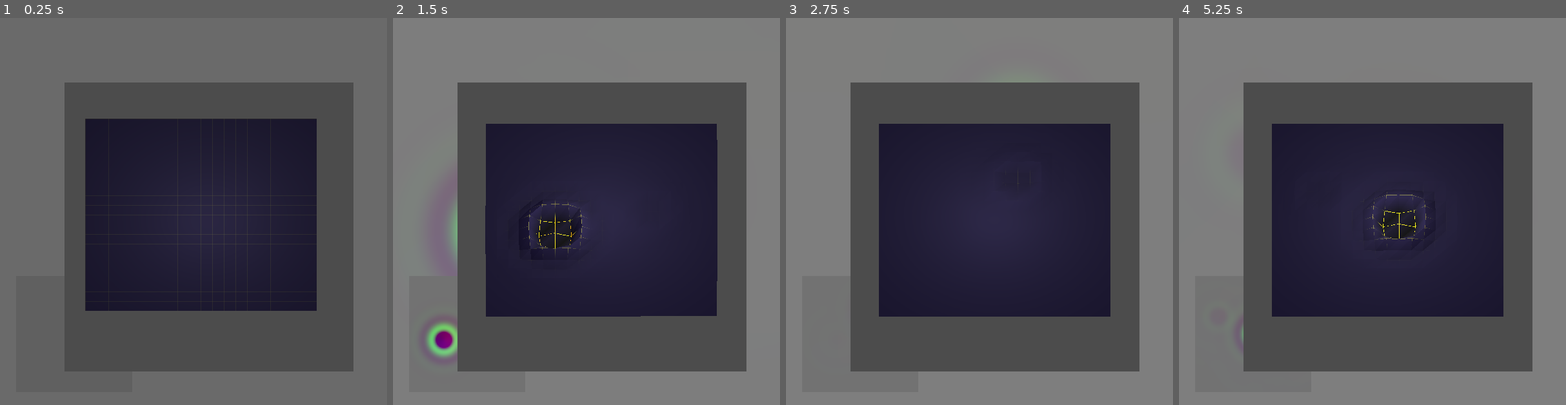
Above: before the commit, frames 1-4 (left to right).
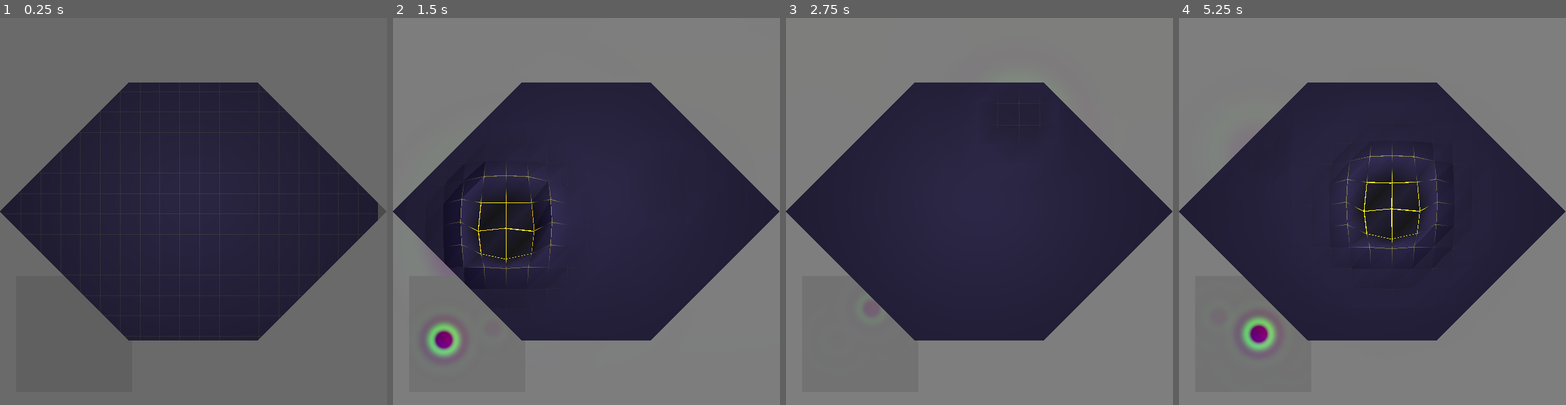
Above: after the commit, the same moments.

Repository: notapixelstudio/simulation-shader
Game: Godot game, scene res://Main.tscn
Same seed, same stepped clock (60 frames per second), same inputs: the game is played once before the commit and once after it.
Inputs (mouse positions are in pixels of both pictures, inside the frame that each line leads up to):
- Up to frame 1 (0.25 s): no input
- Up to frame 2 (1.5 s): move the mouse to (671, 192) at 0.52 s; click (671, 192) at 0.67 s; move the mouse to (509, 230) at 1.27 s; click (509, 230) at 1.42 s
- Up to frame 3 (2.75 s): move the mouse to (1018, 126) at 2.02 s; click (1018, 126) at 2.17 s
- Up to frame 4 (5.25 s): move the mouse to (1353, 288) at 2.77 s; click (1353, 288) at 2.92 s; move the mouse to (1488, 269) at 3.52 s; click (1488, 269) at 3.67 s; move the mouse to (1256, 153) at 4.27 s; click (1256, 153) at 4.42 s; move the mouse to (1391, 211) at 5.02 s; click (1391, 211) at 5.17 s

The runs differ from the first frame. In frame 1, 28% of the frame differs, in the area x 0-100%, y 16-92%; in frame 2, 32%; in frame 3, 30%; in frame 4, 32%.

Commit message:
3D view into Polygon2D.

Diff:
--- a/Main.tscn
+++ b/Main.tscn
@@ -28,8 +28,6 @@
 centered = false
 
 [node name="ThreeDView" parent="." instance=ExtResource( 4 )]
-position = Vector2( 100, 100 )
-scale = Vector2( 0.35, 0.35 )
 
 [node name="Simulation" parent="." instance=ExtResource( 1 )]
 shader = ExtResource( 3 )
--- a/ThreeDView.gd
+++ b/ThreeDView.gd
@@ -1,4 +1,4 @@
-extends Sprite
+extends Polygon2D
 
 onready var camera = $Viewport/Spatial/Camera
 onready var terrain = $Viewport/Spatial/Terrain
--- a/ThreeDView.tscn
+++ b/ThreeDView.tscn
@@ -4,7 +4,7 @@
 [ext_resource path="res://height.gdshader" type="Shader" id=2]
 
 [sub_resource type="PlaneMesh" id=1]
-size = Vector2( 40, 40 )
+size = Vector2( 40, 43 )
 subdivide_width = 19
 subdivide_depth = 19
 
@@ -24,12 +24,12 @@
 glow_strength = 1.1
 glow_blend_mode = 0
 
-[node name="3DView" type="Sprite"]
-centered = false
+[node name="3DView" type="Polygon2D"]
+polygon = PoolVector2Array( 0, 300, 200, 100, 400, 100, 600, 300, 400, 500, 200, 500 )
 script = ExtResource( 1 )
 
 [node name="Viewport" type="Viewport" parent="."]
-size = Vector2( 1280, 1280 )
+size = Vector2( 600, 600 )
 render_target_v_flip = true
 
 [node name="Spatial" type="Spatial" parent="Viewport"]
@@ -39,9 +39,9 @@
 material/0 = SubResource( 3 )
 
 [node name="Camera" type="Camera" parent="Viewport/Spatial"]
-transform = Transform( 1, 0, 0, 0, 1, 0, 0, 0, 1, 0, 30, 20 )
+transform = Transform( 1, 0, 0, 0, 1, 0, 0, 0, 1, 0, 10, 3.1 )
 projection = 1
-size = 50.0
+size = 39.0
 
 [node name="OmniLight" type="OmniLight" parent="Viewport/Spatial"]
 transform = Transform( 1, 0, 0, 0, 1, 0, 0, 0, 1, 0, 10, 0 )
